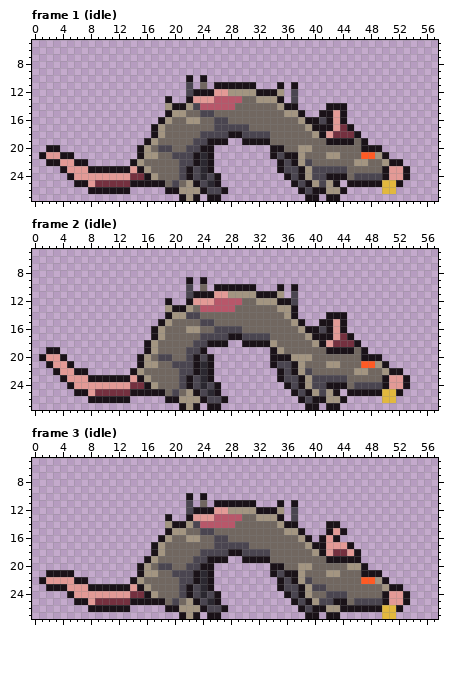
Edited in one commit: pixel-art file (assets/source/characters/rat/rat_h18.ase). The picture above is the old version.
64x28 pixels, 19 frames. Shown: frame 1 (idle): x 0..57, y 5..27; frame 2 (idle): x 0..57, y 5..27; frame 3 (idle): x 0..57, y 5..27. The commit also changed other frames, which this record leaves out.
After the commit:
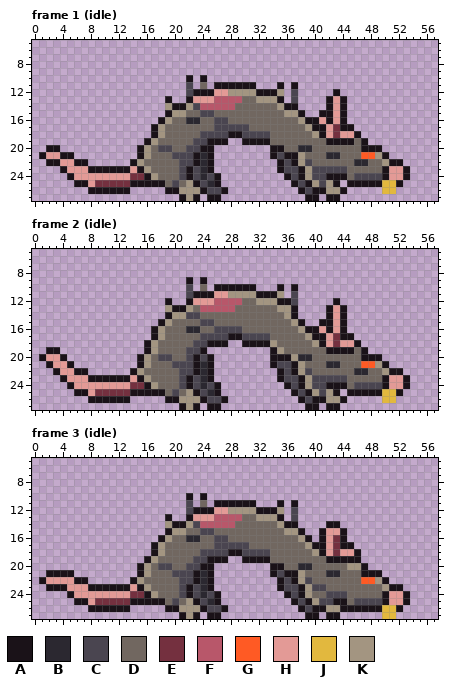
Palette (. is transparent): A #1a1218  B #2b2830  C #4a4550  D #716760  E #74303f  F #b8576a  G #ff5a24  H #e39a96  J #e2b83e  K #a39581
What changed:
Changed rows in their new state; - is an unchanged pixel.
Frame 1 (idle):
first column x 17:
12 --------------------------A----
13 -------------------------AHA---
14 --------------------------H----
16 -----BB-----------------H------
17 -------------------------HEA---
18 ---------------------------HH--
20 ---------------------BB--------
21 D------------------------BB----
22 -----------------------------BB
Frame 2 (idle): the same change as frame 1 (idle)
Frame 3 (idle):
first column x 17:
15 ------------------------AH--
16 -----BB-------------------EA
17 --------------------------EA
18 ---------------------------H
20 ---------------------BB-----
21 D------------------------BB-
